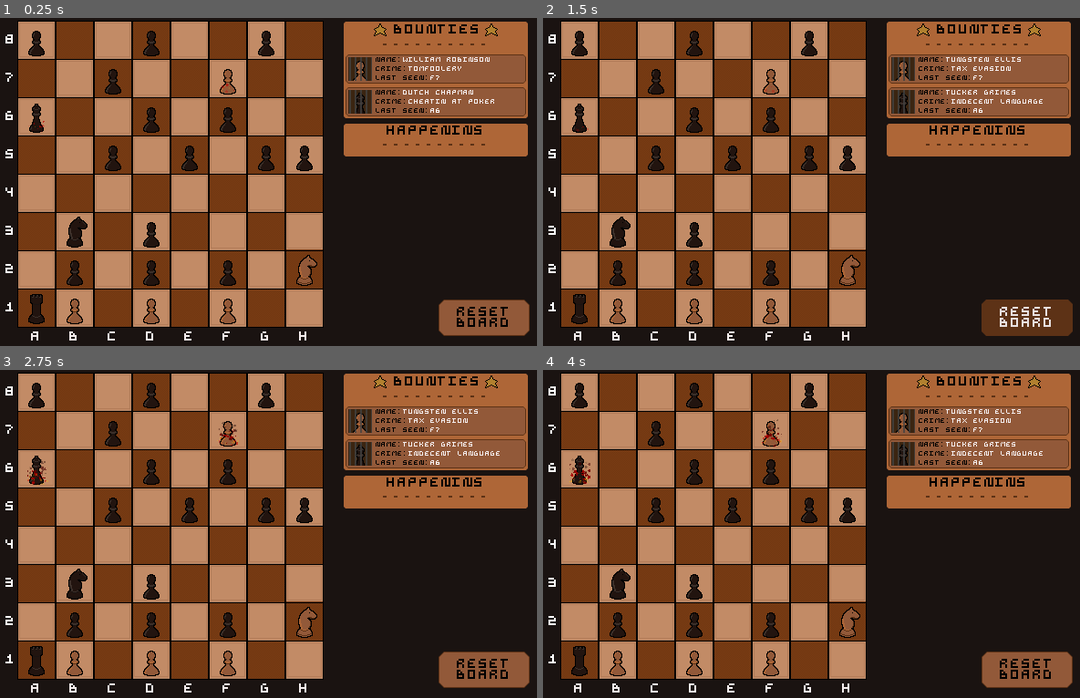
Above: before the commit, frames 1-4 (two rows, left to right).
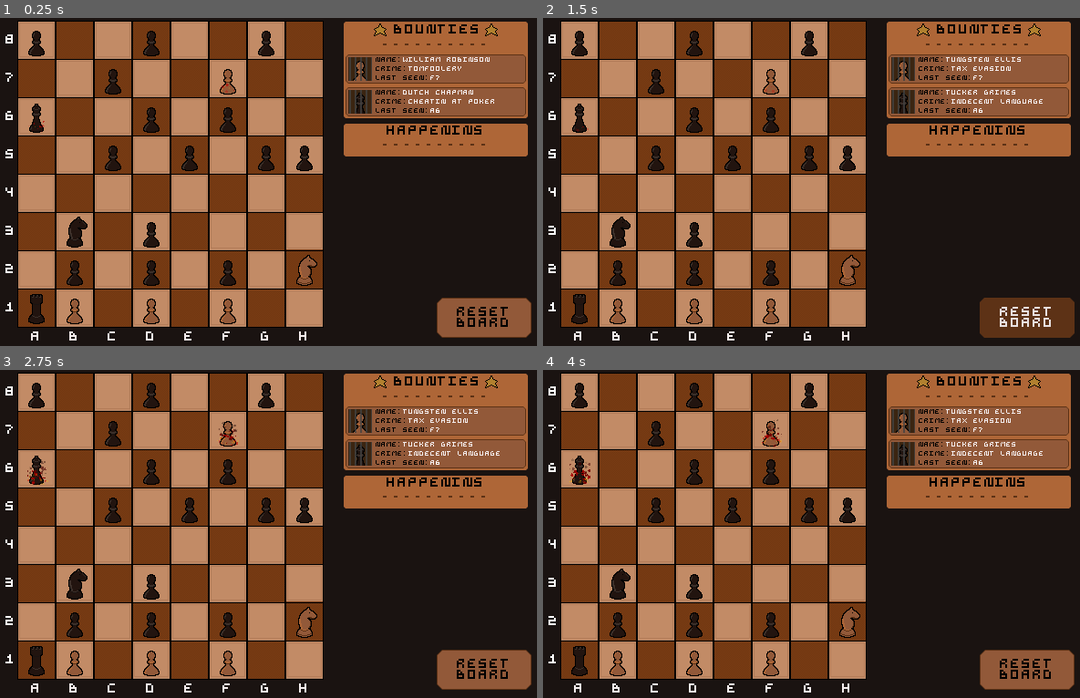
Above: after the commit, the same moments.

Repository: ehj37/Godot-Wild-Jam-93
Game: Godot game, scene res://scenes/levels/sacrifice.tscn
Same seed, same stepped clock (60 frames per second), same inputs: the game is played once before the commit and once after it. Sound files missing from this copy of the repository are replaced by a short silence.
Inputs (mouse positions are in pixels of both pictures, inside the frame that each line leads up to):
- Up to frame 1 (0.25 s): no input
- Up to frame 2 (1.5 s): move the mouse to (924, 165) at 0.52 s; click (924, 165) at 0.67 s; click "RESET BOARD" at 1.25 s
- Up to frame 3 (2.75 s): move the mouse to (134, 550) at 2.02 s; click (134, 550) at 2.17 s
- Up to frame 4 (4 s): tap Enter at 2.75 s; move the mouse to (854, 461) at 2.77 s; click (854, 461) at 2.92 s; move the mouse to (763, 599) at 3.52 s; click (763, 599) at 3.67 s

The runs differ from the first frame. In frame 1, 0.4% of the frame differs, in the area x 81-99%, y 85-98%; in frame 2, 0.3%; in frame 3, 0.4%; in frame 4, 0.4%.

Commit message:
Add dialog for tiebreaking behavior

Diff:
--- /dev/null
+++ b/scenes/acknowledge_dialog/acknowledge_dialog.gd
@@ -0,0 +1,24 @@
+@tool
+
+class_name AcknowledgeDialog
+
+extends PanelContainer
+
+signal acknowledged
+
+@export var body_text: String:
+	set(new_value):
+		body_text = new_value
+		var label: Label = $MarginContainer/VBoxContainer/Label
+		label.text = new_value
+
+@export var button_text: String:
+	set(new_value):
+		button_text = new_value
+		var button: Button = $MarginContainer/VBoxContainer/Button
+		button.text = new_value
+
+
+func _on_button_pressed() -> void:
+	hide()
+	acknowledged.emit()
--- /dev/null
+++ b/scenes/acknowledge_dialog/acknowledge_dialog.tscn
@@ -0,0 +1,36 @@
+[gd_scene format=3 uid="uid://lgelawtymare"]
+
+[ext_resource type="Script" uid="uid://bgifntnrjf887" path="res://scenes/acknowledge_dialog/acknowledge_dialog.gd" id="1_ja2fl"]
+[ext_resource type="Theme" uid="uid://d4eqxmq7c5om8" path="res://themes/rooks_n_crooks.tres" id="1_sdrqi"]
+[ext_resource type="PackedScene" uid="uid://c4aaukyvbog8c" path="res://scenes/upgraded_button/upgraded_button.tscn" id="3_13jby"]
+
+[node name="AcknowledgeDialog" type="PanelContainer" unique_id=669467661]
+process_mode = 3
+custom_minimum_size = Vector2(200, 0)
+theme = ExtResource("1_sdrqi")
+script = ExtResource("1_ja2fl")
+
+[node name="MarginContainer" type="MarginContainer" parent="." unique_id=568527944]
+layout_mode = 2
+theme_override_constants/margin_left = 10
+theme_override_constants/margin_top = 10
+theme_override_constants/margin_right = 10
+theme_override_constants/margin_bottom = 10
+
+[node name="VBoxContainer" type="VBoxContainer" parent="MarginContainer" unique_id=1660154582]
+layout_mode = 2
+theme_override_constants/separation = 8
+
+[node name="Label" type="Label" parent="MarginContainer/VBoxContainer" unique_id=1493929395]
+layout_mode = 2
+text = "FISH WISH DISH FROG DOG LOG"
+horizontal_alignment = 1
+autowrap_mode = 2
+
+[node name="Button" parent="MarginContainer/VBoxContainer" unique_id=1766392538 instance=ExtResource("3_13jby")]
+custom_minimum_size = Vector2(0, 24)
+layout_mode = 2
+size_flags_horizontal = 4
+text = "FISHWISHDISH"
+
+[connection signal="pressed" from="MarginContainer/VBoxContainer/Button" to="." method="_on_button_pressed"]
--- a/scenes/board/board.gd
+++ b/scenes/board/board.gd
@@ -25,6 +25,7 @@
 var _piece_to_board_coord: Dictionary = {}
 var _selected_piece: Piece
 var _listen_for_player_board_inputs: bool = true
+var _has_shown_tiebreaker_dialog: bool = false
 
 @onready var _pawn_promotion_dialog: PawnPromotionDialog = $CenterContainer/PawnPromotionDialog
 @onready var _turn_dialog: TurnDialog = $CenterContainer/TurnDialog
@@ -32,6 +33,7 @@
 @onready var _happenins_section: HappeninsSection = $RightPanel/HappeninSection
 @onready var _bounty_board: BountyBoard = $RightPanel/BountyBoard
 @onready var _reset_button: Button = $ResetButton
+@onready var _tiebreaker_dialog: AcknowledgeDialog = $TiebreakerDialog
 # PIECE PACKED SCENES
 @onready var _queen_packed_scene: PackedScene = preload("res://scenes/pieces/queen/queen.tscn")
 @onready var _rook_packed_scene: PackedScene = preload("res://scenes/pieces/rook/rook.tscn")
@@ -139,6 +141,7 @@
 	_pawn_promotion_dialog.visible = false
 	_turn_dialog.visible = false
 	_win_dialog.visible = false
+	_tiebreaker_dialog.visible = false
 
 
 func _get_global_position_from_board_coordinate(board_coordinate: Vector2i) -> Vector2:
@@ -389,6 +392,7 @@
 	var enemy_pieces: Array[Piece] = _get_enemy_pieces()
 	var player_pieces: Array[Piece] = _get_player_pieces()
 	var possible_attacks: Array[Attack] = _get_valid_attacks(enemy_pieces, player_pieces)
+
 	if possible_attacks.size() == 0:
 		_turn_dialog.text = "NO BANDIT ATTACKS\nPLAYER TURN"
 		_turn_dialog.show()
@@ -416,6 +420,15 @@
 
 	_turn_dialog.text = "BANDIT TURN"
 	_turn_dialog.show()
+
+	if !_has_shown_tiebreaker_dialog:
+		_tiebreaker_dialog.show()
+		get_tree().paused = true
+		await _tiebreaker_dialog.acknowledged
+
+		get_tree().paused = false
+		_has_shown_tiebreaker_dialog = true
+
 	await get_tree().create_timer(1.0).timeout
 
 	_turn_dialog.hide()
--- a/scenes/board/board.tscn
+++ b/scenes/board/board.tscn
@@ -6,6 +6,7 @@
 [ext_resource type="PackedScene" uid="uid://b8nyaij25qte8" path="res://scenes/board/turn_dialog/turn_dialog.tscn" id="3_knosr"]
 [ext_resource type="PackedScene" uid="uid://c0edtbxxhclfr" path="res://scenes/board/win_dialog/win_dialog.tscn" id="4_q07he"]
 [ext_resource type="PackedScene" uid="uid://c4aaukyvbog8c" path="res://scenes/upgraded_button/upgraded_button.tscn" id="5_kymhv"]
+[ext_resource type="PackedScene" uid="uid://lgelawtymare" path="res://scenes/acknowledge_dialog/acknowledge_dialog.tscn" id="6_rpdi3"]
 [ext_resource type="PackedScene" uid="uid://bu60m7hty61gt" path="res://scenes/board/bounty_board/bounty_board.tscn" id="7_dej46"]
 [ext_resource type="PackedScene" uid="uid://bun0chqbpqxoq" path="res://scenes/board/happenins_section/happenins_section.tscn" id="7_exf0g"]
 
@@ -200,6 +201,7 @@
 offset_bottom = 168.0
 
 [node name="TurnDialog" parent="CenterContainer" unique_id=1483785800 instance=ExtResource("3_knosr")]
+visible = false
 layout_mode = 2
 
 [node name="WinDialog" parent="CenterContainer" unique_id=836941109 instance=ExtResource("4_q07he")]
@@ -233,4 +235,15 @@
 text = "RESET BOARD"
 autowrap_mode = 2
 
+[node name="TiebreakerDialog" parent="." unique_id=669467661 instance=ExtResource("6_rpdi3")]
+z_index = 5
+custom_minimum_size = Vector2(204, 0)
+layout_mode = 0
+offset_left = 152.0
+offset_top = -76.0
+offset_right = 356.0
+offset_bottom = 76.0
+body_text = "IF MULTIPLE BANDIT PIECES CAN MOVE, TIE GOES TO HIGHEST NUMBER THEN HIGHEST LETTER. E.G. A4 OVER A3"
+button_text = "OKIE DOKIE"
+
 [connection signal="pressed" from="ResetButton" to="." method="_on_reset_button_pressed"]
--- a/themes/rooks_n_crooks.tres
+++ b/themes/rooks_n_crooks.tres
@@ -14,6 +14,10 @@
 corner_radius_bottom_right = 5
 corner_radius_bottom_left = 5
 corner_detail = 1
+expand_margin_left = 2.0
+expand_margin_top = 2.0
+expand_margin_right = 2.0
+expand_margin_bottom = 2.0
 
 [sub_resource type="StyleBoxFlat" id="StyleBoxFlat_i6s0s"]
 bg_color = Color(0.3647059, 0.19607843, 0.08627451, 1)
@@ -22,6 +26,10 @@
 corner_radius_bottom_right = 5
 corner_radius_bottom_left = 5
 corner_detail = 1
+expand_margin_left = 2.0
+expand_margin_top = 2.0
+expand_margin_right = 2.0
+expand_margin_bottom = 2.0
 
 [sub_resource type="StyleBoxFlat" id="StyleBoxFlat_bdq8e"]
 bg_color = Color(0.57254905, 0.34901962, 0.22352941, 1)
@@ -35,6 +43,10 @@
 corner_radius_bottom_right = 5
 corner_radius_bottom_left = 5
 corner_detail = 1
+expand_margin_left = 2.0
+expand_margin_top = 2.0
+expand_margin_right = 2.0
+expand_margin_bottom = 2.0
 
 [sub_resource type="StyleBoxFlat" id="StyleBoxFlat_f4r7w"]
 bg_color = Color(0.13333334, 0.078431375, 0.05882353, 1)
@@ -48,6 +60,10 @@
 corner_radius_bottom_right = 5
 corner_radius_bottom_left = 5
 corner_detail = 1
+expand_margin_left = 2.0
+expand_margin_top = 2.0
+expand_margin_right = 2.0
+expand_margin_bottom = 2.0
 
 [sub_resource type="StyleBoxFlat" id="StyleBoxFlat_qn6bf"]
 bg_color = Color(0.68235296, 0.4, 0.21568628, 1)
Not shown, added: scenes/acknowledge_dialog/acknowledge_dialog.gd.uid
